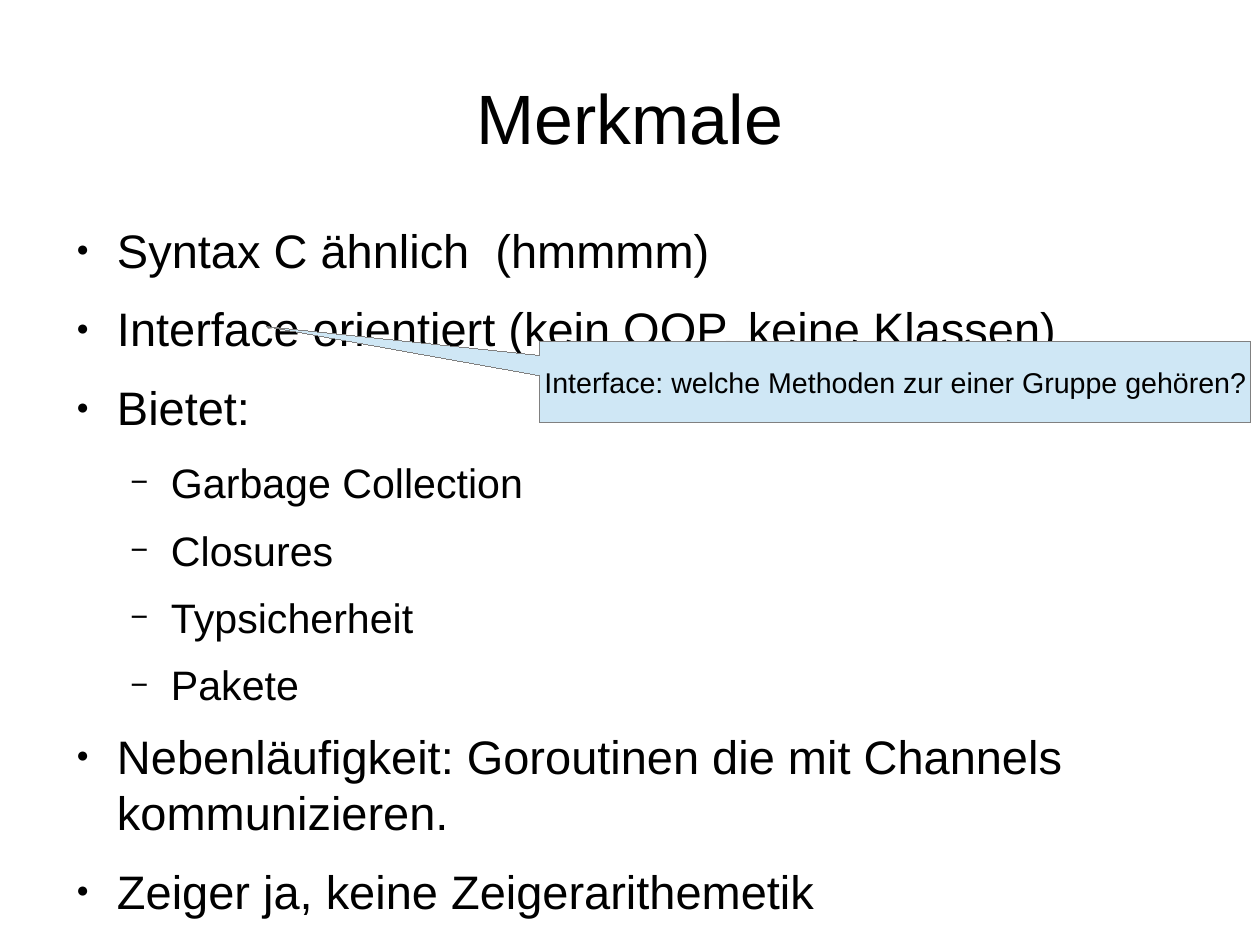
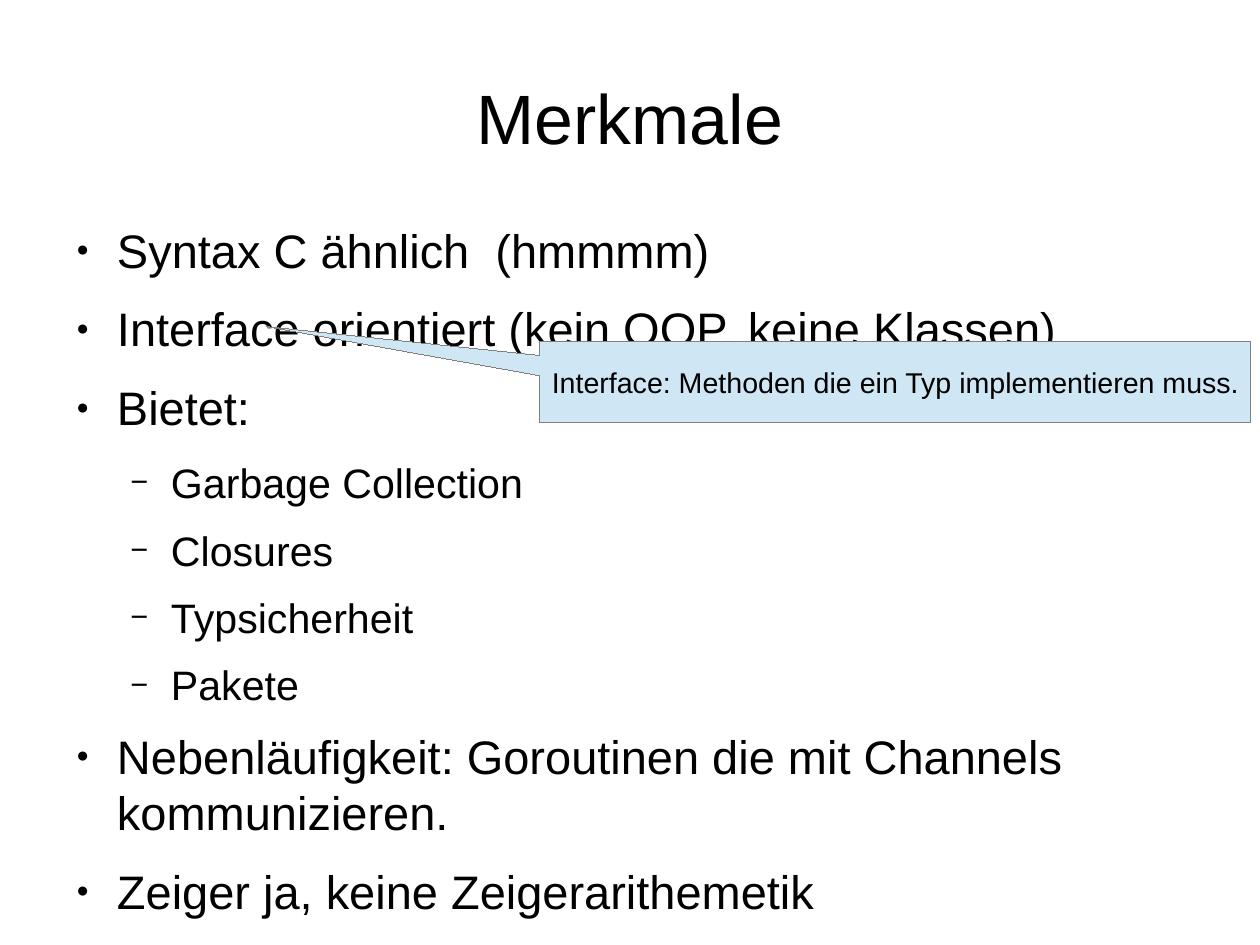
Before and after one commit to rayank77b/smallStuffs, a slide deck: slide 4 of programmierung/vortrag/golang.odp. Drawn at 1260x945 pixels with LibreOffice and Linux fonts; fonts in the diff are those of the drawing. Boxes give left, top, right and bottom in pixels: in the first picture for what was removed or moved away, otherwise in the second. Text is boxed around its words. In the diff, an @@ line names an element or a change of style, - is before the commit and + after.

```diff
--- a/programmierung/vortrag/golang.odp
+++ b/programmierung/vortrag/golang.odp
@@ text in speech box at bbox=[552, 372, 1238, 399]: text changed @@
-Interface: welche Methoden zur einer Gruppe gehören?
+Interface: Methoden die ein Typ implementieren muss.
```
Also in this commit, not shown: 10 other slides changed.
